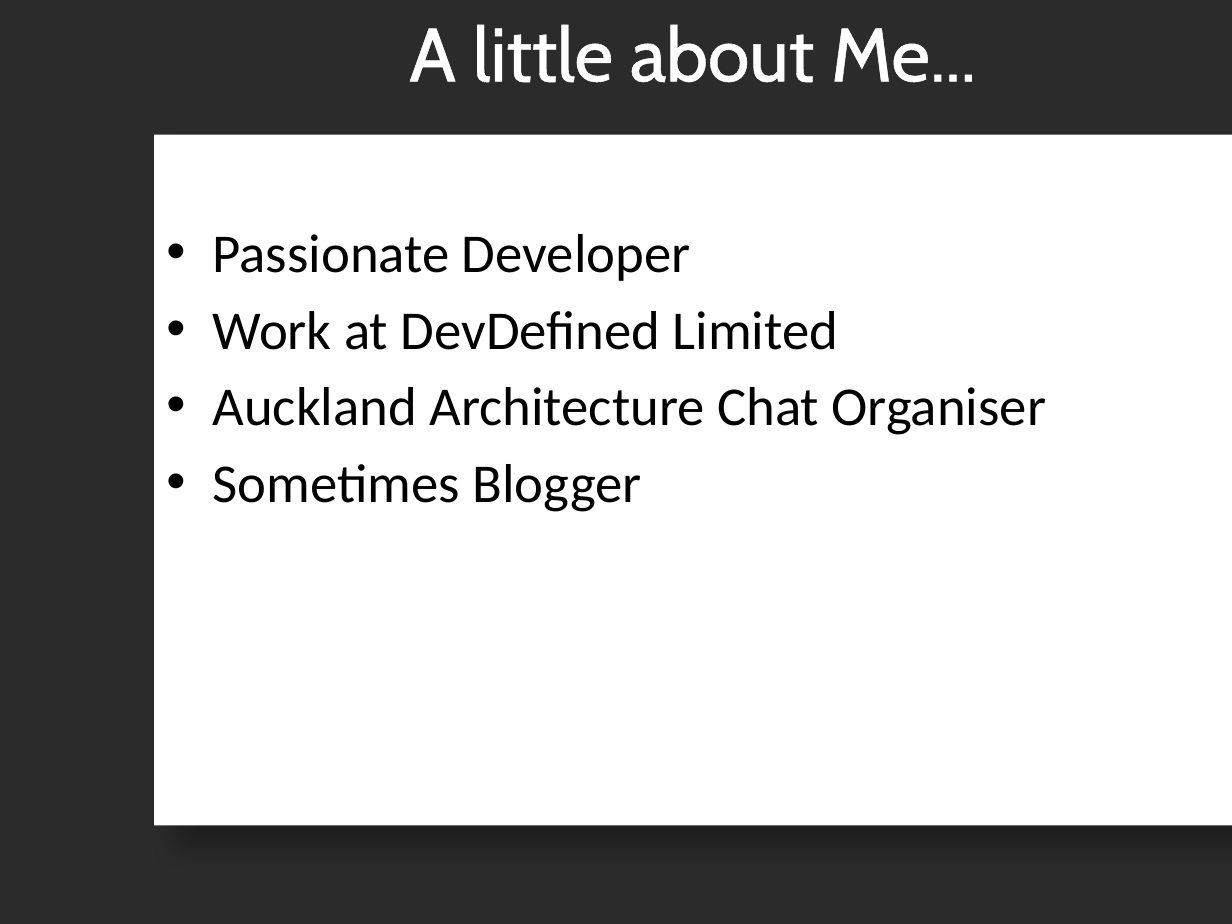
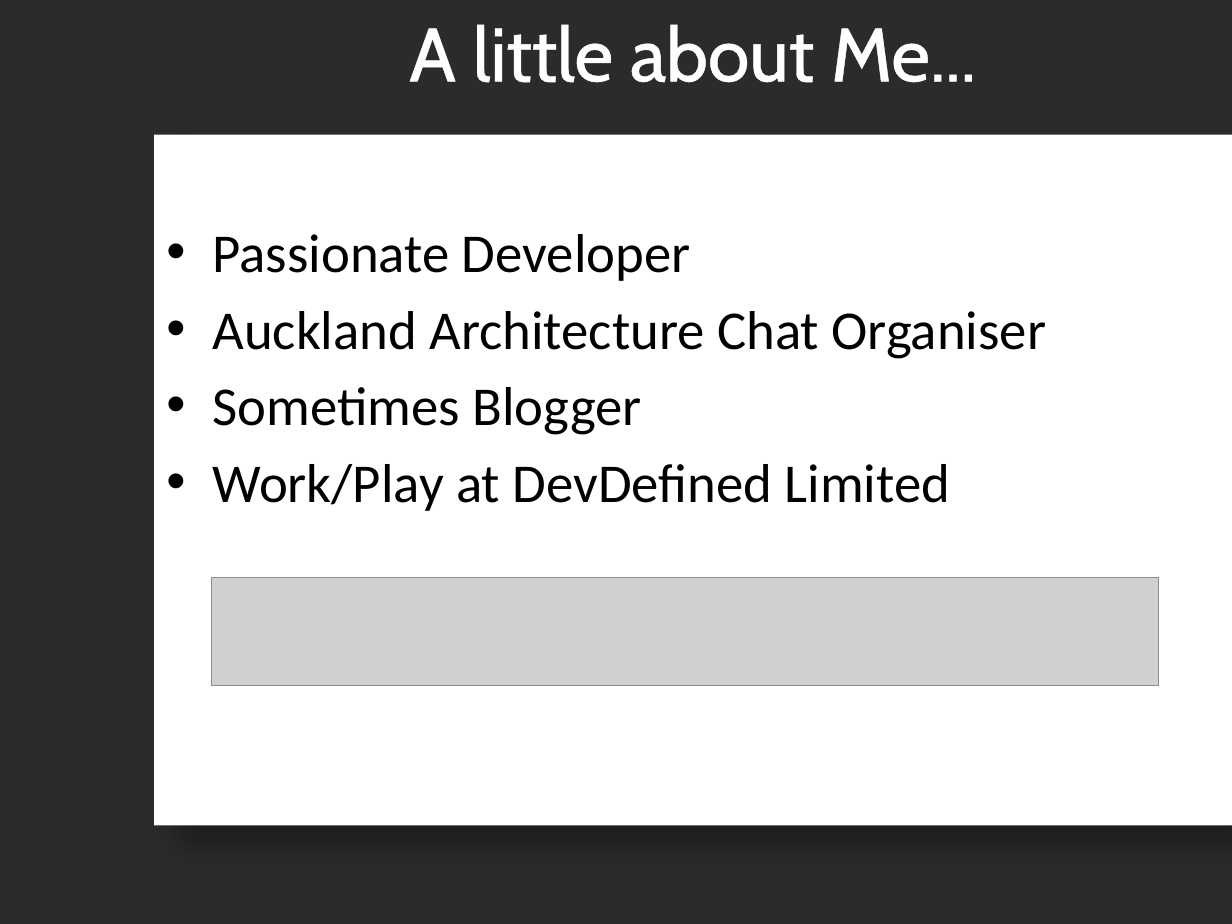
Before and after one commit to JFDu/devdefined-tools, a slide deck: slide 3 of presentations/2009/DSL/DSL_Presentation.pptx. Drawn at 1232x924 pixels with LibreOffice and Linux fonts; fonts in the diff are those of the drawing; grey boxes stand for pictures; background and template pictures are left out; a plain dark background stands for a picture behind light text. Boxes give left, top, right and bottom in pixels: in the first picture for what was removed or moved away, otherwise in the second. Text is boxed around its words. In the diff, an @@ line names an element or a change of style, - is before the commit and + after.

```diff
--- a/presentations/2009/DSL/DSL_Presentation.pptx
+++ b/presentations/2009/DSL/DSL_Presentation.pptx
@@ text at (x1=213, y1=311, x2=839, y2=350): paragraph removed @@
-• Work at DevDefined Limited
@@ text at (x1=213, y1=464, x2=951, y2=511): paragraph added @@
+• Work/Play at DevDefined Limited
@@ picture added at (x1=212, y1=578, x2=1159, y2=686) @@
```
Also in this commit, not shown: 4 other slides changed, 3 slides added, 2 other files.
